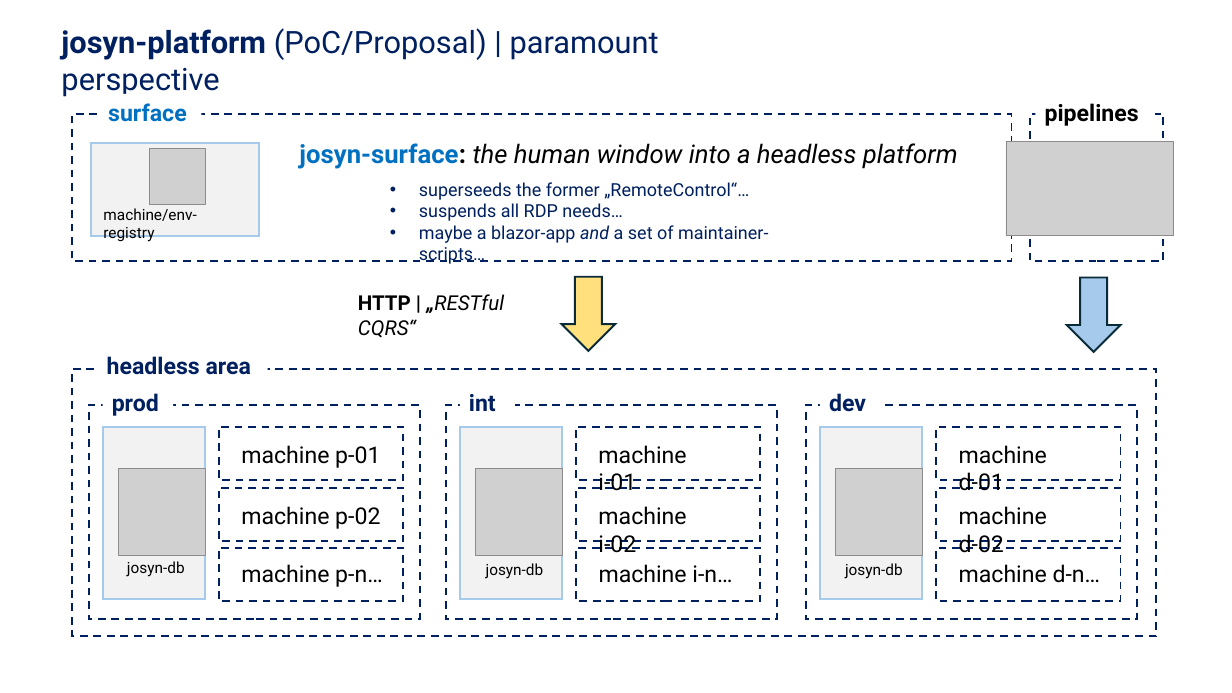
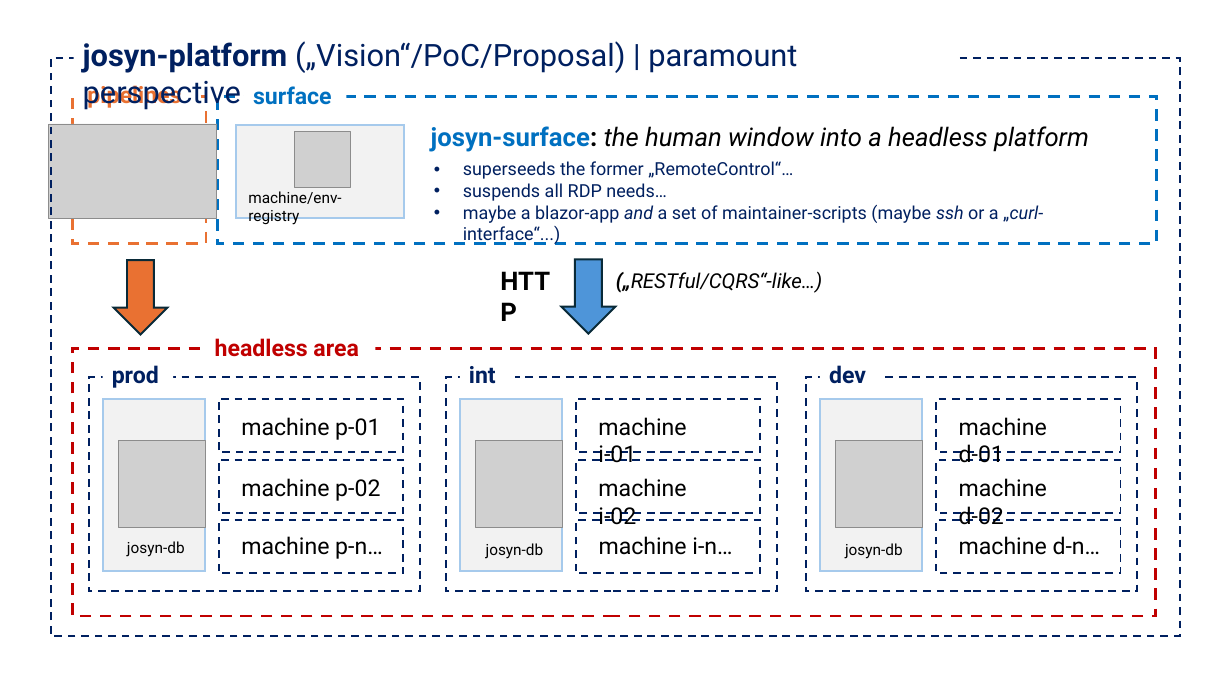
Before and after one commit to ckluth/josyn-platform, a slide deck: slide 10 of josyn-intro.pptx (slide 9 before the commit). Drawn at 1232x693 pixels with LibreOffice and Linux fonts; fonts in the diff are those of the drawing; grey boxes stand for pictures. Boxes give left, top, right and bottom in pixels: in the first picture for what was removed or moved away, otherwise in the second. Text is boxed around its words. In the diff, an @@ line names an element or a change of style, - is before the commit and + after.

```diff
--- a/josyn-intro.pptx
+++ b/josyn-intro.pptx
@@ rectangle added at [51,57,1179,636], outline #002060 1.5 pt dashed @@
@@ text at [83,41,797,110]: text changed @@
-josyn-platform (PoC/Proposal) | paramount perspective
+josyn-platform („Vision“/PoC/Proposal) | paramount perspective
@@ text "pipelines" at [87,82,181,108]: text colour #000000 to #E97132 @@
@@ text "surface": place and size @@
-text "surface" at [108,103,187,122]
+text "surface" at [253,86,332,105]
@@ rectangle: place and size @@
-rectangle at [1031,114,1164,262]
+rectangle at [73,96,206,244]
@@ rectangle at [73,96,206,244]: outline #002060 1.5 pt dashed to #E97132 2.25 pt dashed @@
@@ 1 picture, 1 text, 1 rectangle: place and size @@
-1 picture, 1 text, 1 rectangle at [72,114,1012,262]
+1 picture, 1 text, 1 rectangle at [217,96,1157,244]
@@ rectangle at [217,96,1157,244]: outline #002060 1.5 pt dashed to #0070C0 2.25 pt dashed @@
@@ text "josyn-surface: the human window into ...": place and size @@
-text "josyn-surface: the human window into ..." at [299,143,958,169]
+text "josyn-surface: the human window into ..." at [431,126,1089,152]
@@ rectangle: place and size @@
-rectangle at [91,143,259,237]
+rectangle at [236,126,404,219]
@@ text "superseeds the former „RemoteControl“…": place and size @@
-text "superseeds the former „RemoteControl“…" at [419,182,768,243]
+text "superseeds the former „RemoteControl“…" at [463,161,1043,223]
@@ text at [463,205,1043,223]: text changed @@
-• maybe a blazor-app and a set of maintainer-scripts…
+• maybe a blazor-app and a set of maintainer-scripts (maybe ssh or a „curl-interface“...)
@@ 1 picture, 1 text, 1 down arrow: place and size @@
-1 picture, 1 text, 1 down arrow at [1006,103,1175,351]
+1 picture, 1 text, 1 down arrow at [49,82,217,335]
@@ down arrow at [114,261,167,335]: fill #A6CAEC to #E97132 @@
@@ down arrow: place and size @@
-down arrow at [562,277,616,351]
+down arrow at [562,260,616,334]
@@ down arrow at [562,260,616,334]: fill #FFE07D to #4E95D9 @@
@@ text at [358,294,504,338]: text changed; size 16 to 20 pt; bold on; italic off @@
-HTTP | „RESTful CQRS“
+HTTP
@@ text added at [616,272,823,293], 16 pt, text #000000, italic @@
+(„RESTful/CQRS“-like…)
@@ text "headless area": place and size @@
-text "headless area" at [107,356,251,375]
+text "headless area" at [215,338,358,357]
@@ text "headless area" at [215,338,358,357]: text colour #002060 to #C00000 @@
@@ 3 texts, 1 rectangle: place and size @@
-3 texts, 1 rectangle at [72,369,1156,636]
+3 texts, 1 rectangle at [72,348,1156,616]
@@ rectangle at [72,348,1156,616]: outline #002060 1.5 pt dashed to #C00000 2.25 pt dashed @@
@@ 3 texts: place and size @@
-3 texts at [241,445,1047,491]
+3 texts at [241,417,1047,463]
@@ 15 rectangles, 9 texts, 3 pictures: place and size @@
-15 rectangles, 9 texts, 3 pictures at [89,393,1137,619]
+15 rectangles, 9 texts, 3 pictures at [89,365,1137,591]
```
Also in this commit, not shown: 2 other slides changed, 1 slide added, 2 other files.
